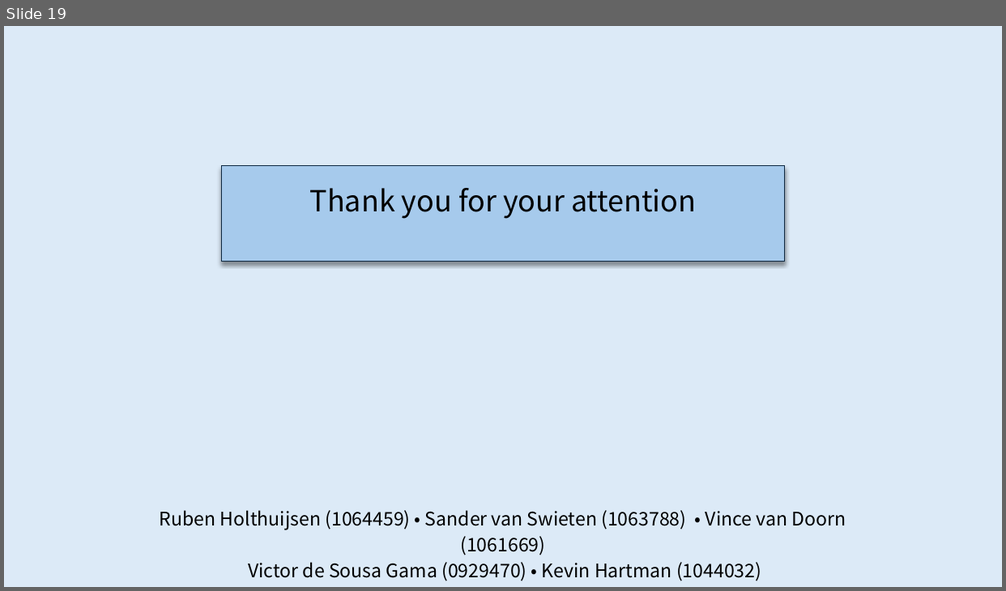
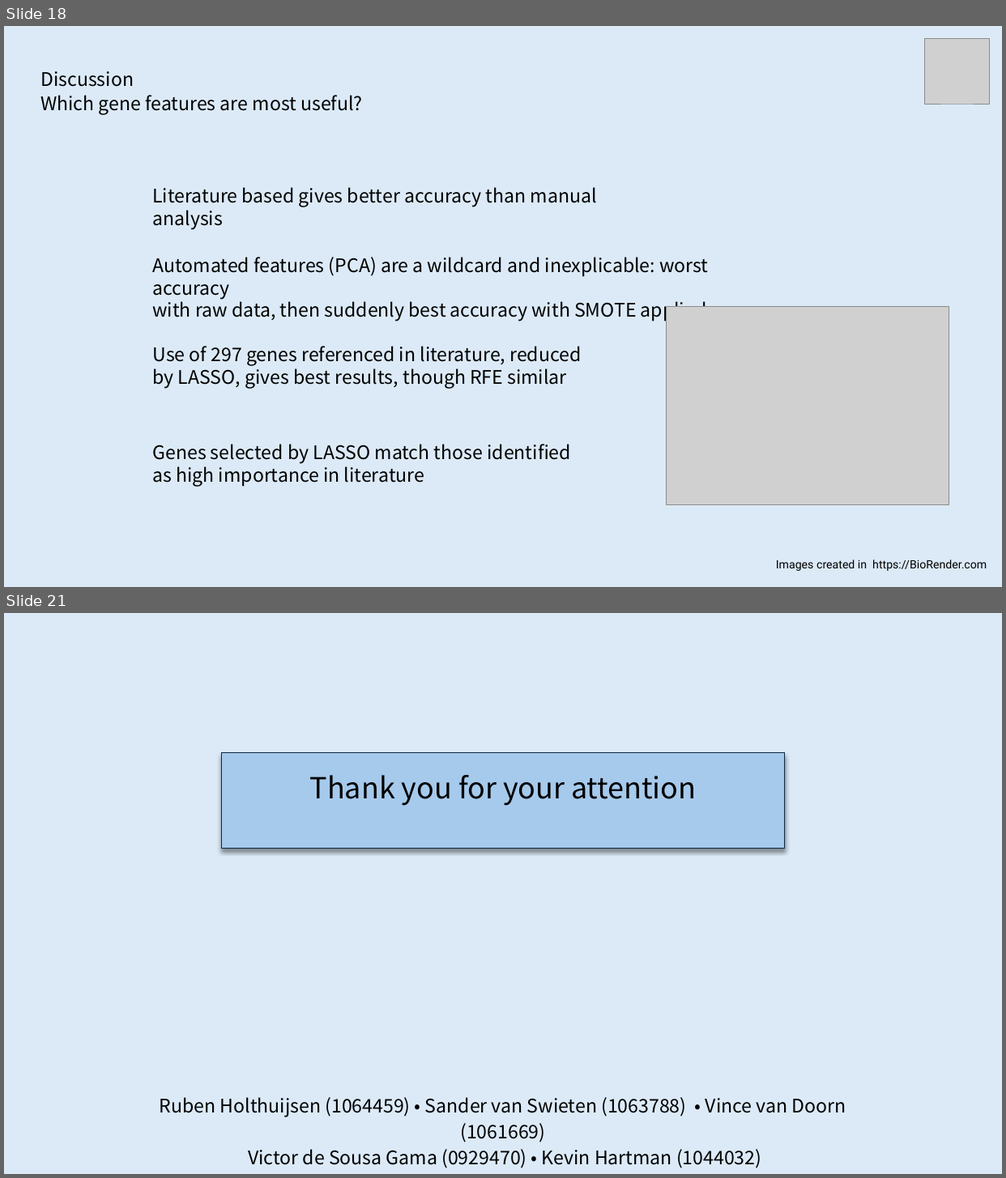
Before and after one commit to rhlt/tnbc, a slide deck: CapstoneProject_FinalPresentation.pptx. Shown one above the other, each under a label of ours: slide 19 before the commit, slides 18 and 21 after it; the slides between them are not shown. The pictures are 1006x591 and 1006x1178 pixels, drawn with LibreOffice and Linux fonts; fonts in the diff are those of the drawing; grey boxes stand for pictures. Boxes give left, top, right and bottom in pixels: in the first picture for what was removed or moved away, otherwise in the second. Text is boxed around its words. In the diff, an @@ line names an element or a change of style, - is before the commit and + after.

```diff
--- a/CapstoneProject_FinalPresentation.pptx
+++ b/CapstoneProject_FinalPresentation.pptx
@@ slide 18 added at [4, 26, 1002, 587], background #DCEAF7 @@
@@ picture added at [925, 39, 990, 104] @@
@@ text added at [40, 71, 134, 87], 18 pt, text #000000 @@
+Discussion
@@ text added at [40, 95, 363, 115], 18 pt, text #000000 @@
+Which gene features are most useful?
@@ text added at [152, 187, 597, 230], 18 pt, text #000000 @@
+Literature based gives better accuracy than manual analysis
@@ text added at [152, 257, 708, 322], 18 pt, text #000000 @@
+Automated features (PCA) are a wildcard and inexplicable: worst accuracy
+with raw data, then suddenly best accuracy with SMOTE applied
@@ picture added at [667, 307, 949, 506] @@
@@ text added at [152, 346, 581, 389], 18 pt, text #000000 @@
+Use of 297 genes referenced in literature, reduced by LASSO, gives best results, though RFE similar
@@ text added at [152, 444, 571, 487], 18 pt, text #000000 @@
+Genes selected by LASSO match those identified as high importance in literature
@@ text added at [776, 560, 987, 571], 11 pt, text #000000 @@
+Images created in https://BioRender.com
@@ what was slide 19 is now slide 21 @@
```
Also in this commit, not shown: 15 slides changed, 3 other slides added, 2 slides removed, 1 other file.
